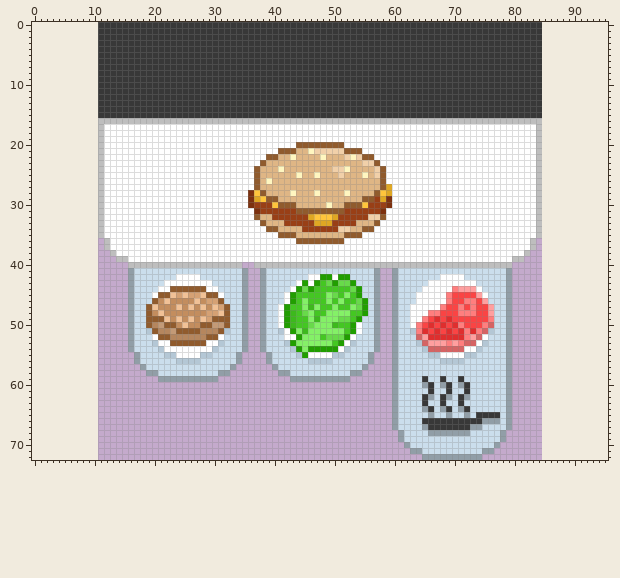
Two versions of one pixel-art file, overcooked/UI/Recipes/Burgers/Recipe_Burger_3.aseprite. The picture above is the old version.
74x73 pixels, 1 frame. Colours within 5 levels of each other are drawn and written as one. The old version is drawn lined up with the new one, on the new canvas.
The result:
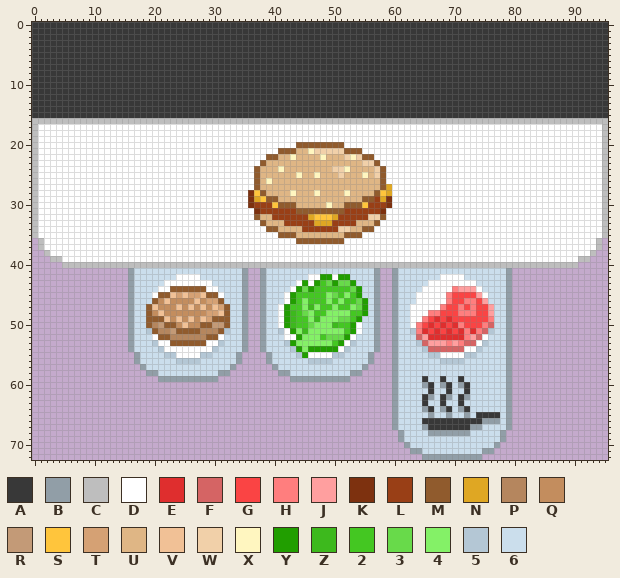
Palette (. is transparent): A #383838  B #919ea7  C #bebebe  D #ffffff  E #df2e2e  F #d56464  G #fa4444  H #ff7e7e  J #ff9f9f  K #7d310f  L #993f16  M #905b2d  N #dfa723  P #b5865e  Q #c38d5e  R #c39a77  S #ffc53c  T #d5a174  U #dfb685  V #f1c196  W #f1d0a9  X #fff6c0  Y #219e00  Z #3db91d  2 #44c722  3 #68da4a  4 #84f167  5 #b4c7d5  6 #cbdeec
Commit message: Recipe expiration progress bar
Edits made:
canvas 74x73 -> 96x73, the old top-left corner now at 11,0
y 0..15: x 0..10 ........... -> AAAAAAAAAAA; x 85..95 ........... -> AAAAAAAAAAA
y 16: x 0..10 ........... -> CCCCCCCCCCC; x 85..95 ........... -> CCCCCCCCCCC
y 17..35: x 0..11 ...........C -> CDDDDDDDDDDD; x 84..95 C........... -> DDDDDDDDDDDC
y 36..37: x 1..12 ...........C -> CDDDDDDDDDDD; x 83..94 C........... -> DDDDDDDDDDDC
y 38: x 2..13 ...........C -> CDDDDDDDDDDD; x 82..93 C........... -> DDDDDDDDDDDC
y 39: x 3..15 ...........CC -> CCDDDDDDDDDDD; x 80..92 CC........... -> DDDDDDDDDDDCC
y 40: x 5..15 ........... -> CCCCCCCCCCC; x 35..36 .. -> CC; x 80..90 ........... -> CCCCCCCCCCC
Changed places in both pictures, as pixel boxes (x1, y1, x2, y2):
changed: (32, 22, 128, 268)
changed: (512, 22, 608, 268)
added: (242, 262, 254, 268)
